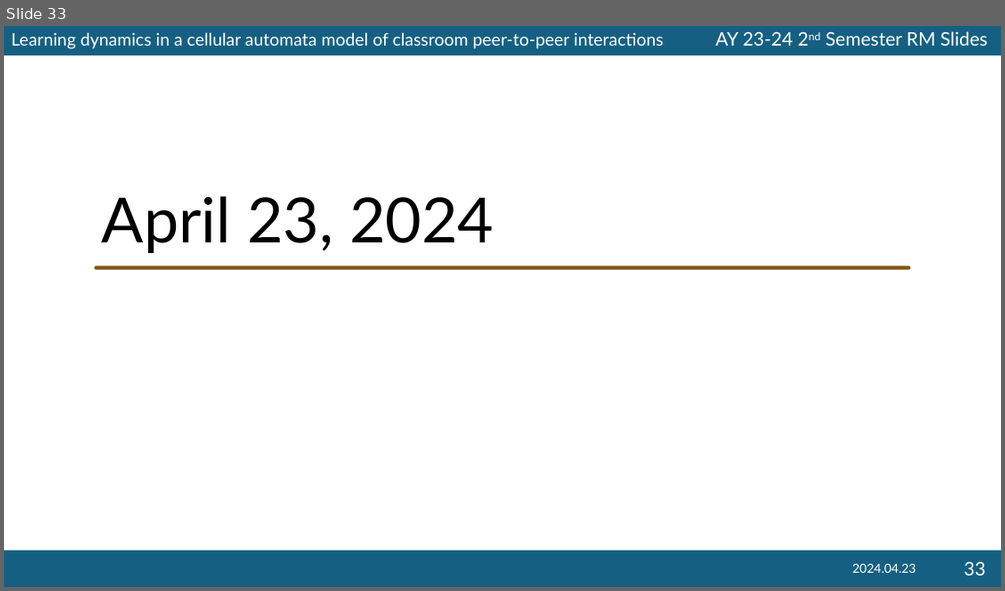
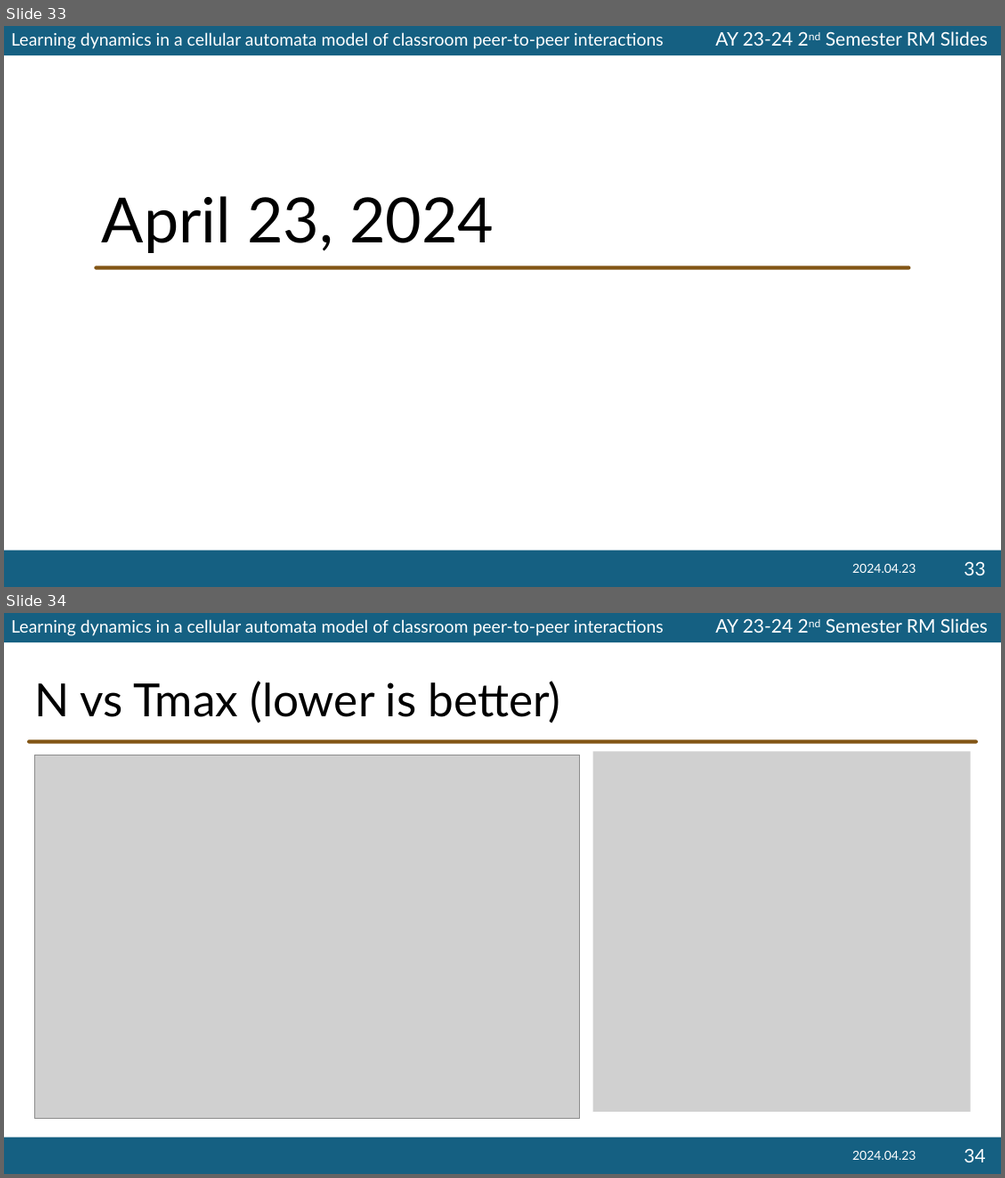
Before and after one commit to ioakimsy/BS-Thesis, a slide deck: documents/202324s2-RM-Slides-Sy.pptx. Shown one above the other, each under a label of ours: slide 33 before the commit, slides 33 and 34 after it. The pictures are 1005x591 and 1005x1178 pixels, drawn with LibreOffice and Linux fonts; fonts in the diff are those of the drawing; grey boxes stand for pictures; background and template pictures are left out. Boxes give left, top, right and bottom in pixels: in the first picture for what was removed or moved away, otherwise in the second. Text is boxed around its words. In the diff, an @@ line names an element or a change of style, - is before the commit and + after.

```diff
--- a/documents/202324s2-RM-Slides-Sy.pptx
+++ b/documents/202324s2-RM-Slides-Sy.pptx
@@ slide 34 added at (4, 613, 1001, 1174), background #FFFFFF; not listed: 4 template elements that a slide beside it also shows @@
@@ title added at (34, 681, 560, 723), 44 pt, text #000000 @@
+N vs Tmax (lower is better)
@@ rounded rectangle added at (27, 740, 978, 744), fill #825515 @@
@@ picture added at (34, 755, 580, 1119) @@
@@ picture added at (593, 751, 971, 1111) @@
@@ text added at (852, 1151, 915, 1159), 12 pt, text #FFFFFF @@
+2024.04.23
@@ page number added at (963, 1148, 985, 1162), 18 pt, text #FFFFFF @@
+34
```
Also in this commit, not shown: 5 other slides added.
